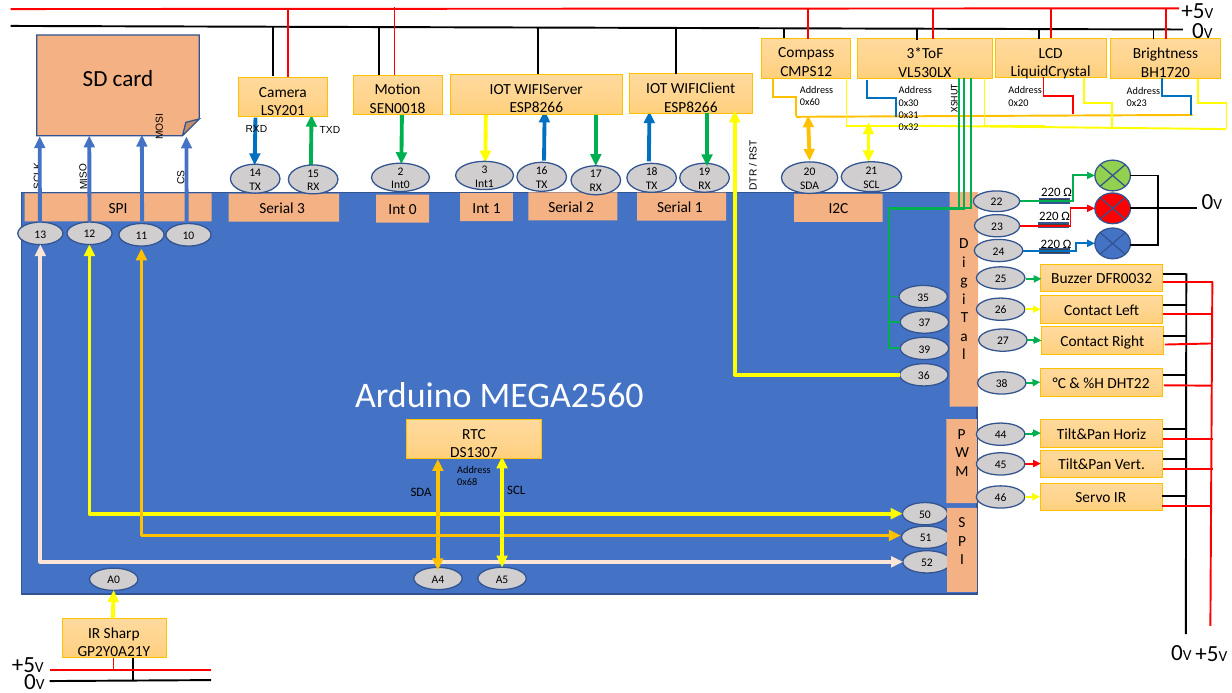
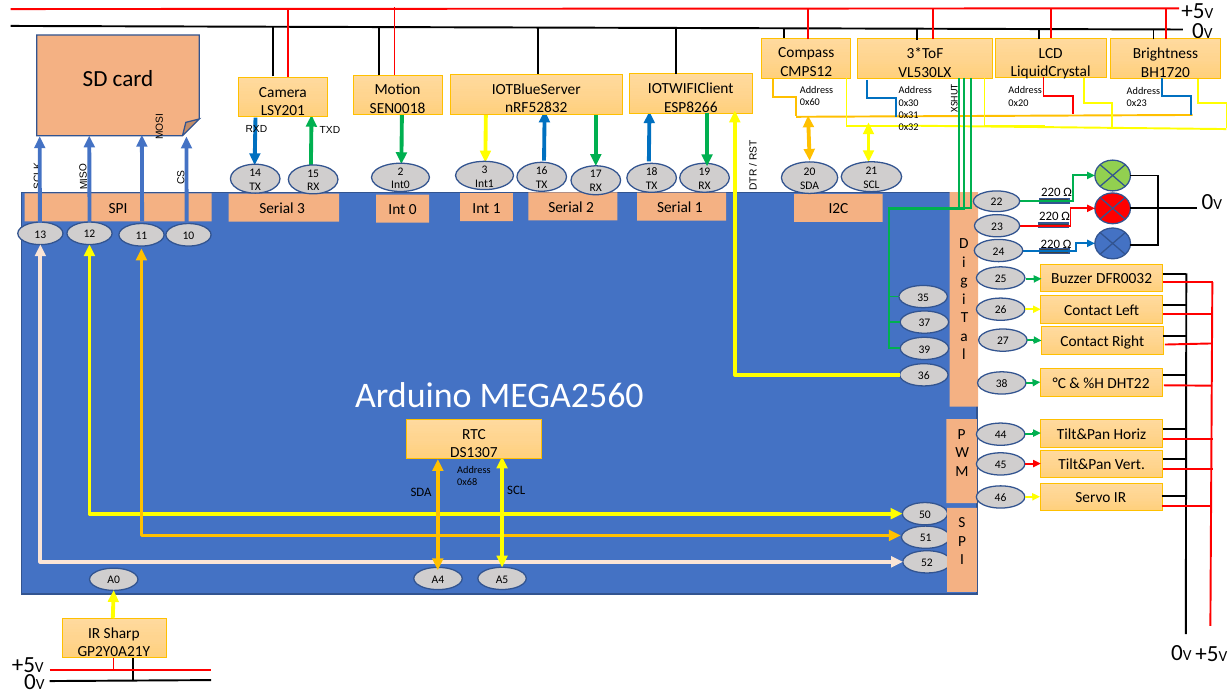
Before and after one commit to RobotEdh/RobotMicroControl, a slide deck: slide 2 of libraries/Diagramm Robot v2.pptx. Drawn at 1232x693 pixels with LibreOffice and Linux fonts; fonts in the diff are those of the drawing. Boxes give left, top, right and bottom in pixels: in the first picture for what was removed or moved away, otherwise in the second. Text is boxed around its words. In the diff, an @@ line names an element or a change of style, - is before the commit and + after.

```diff
--- a/libraries/Diagramm Robot v2.pptx
+++ b/libraries/Diagramm Robot v2.pptx
@@ text in rectangle at (x1=492, y1=83, x2=581, y2=117): text changed @@
-IOT WIFIServer
-ESP8266
+IOTBlueServer
+nRF52832
@@ text in rectangle at (x1=648, y1=82, x2=734, y2=93): spaces changed @@
-IOT WIFIClient
+IOTWIFIClient
```
Also in this commit, not shown: 1 other slide changed, 1 other file.
